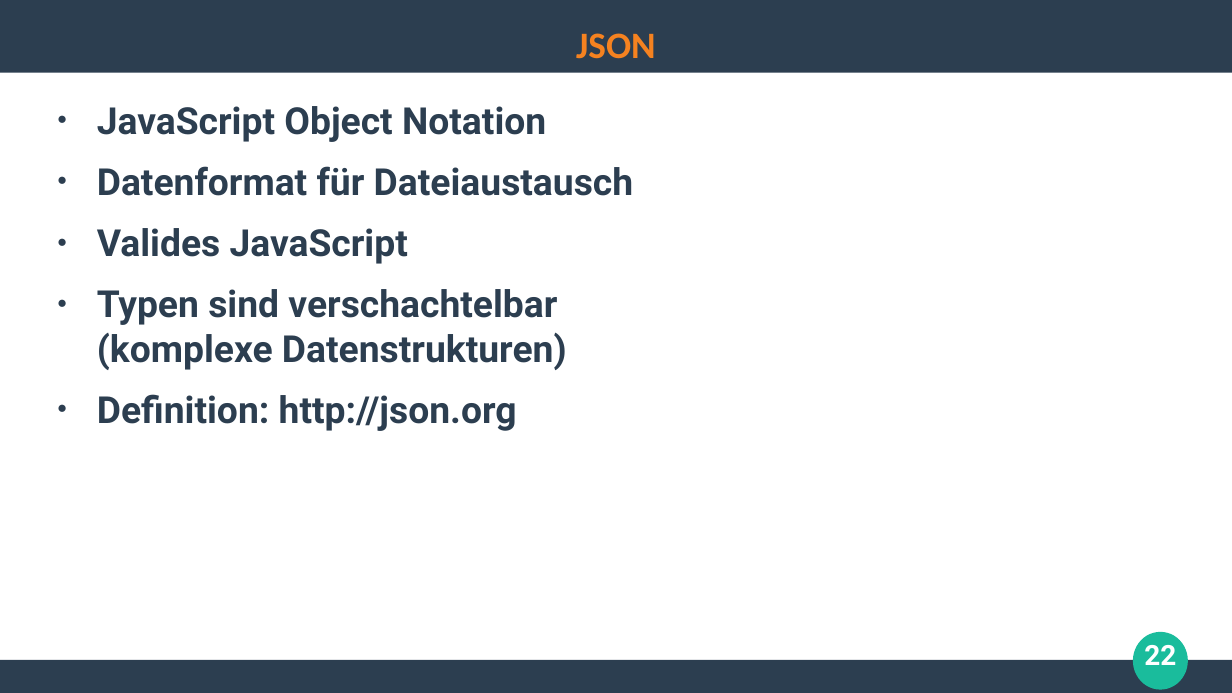
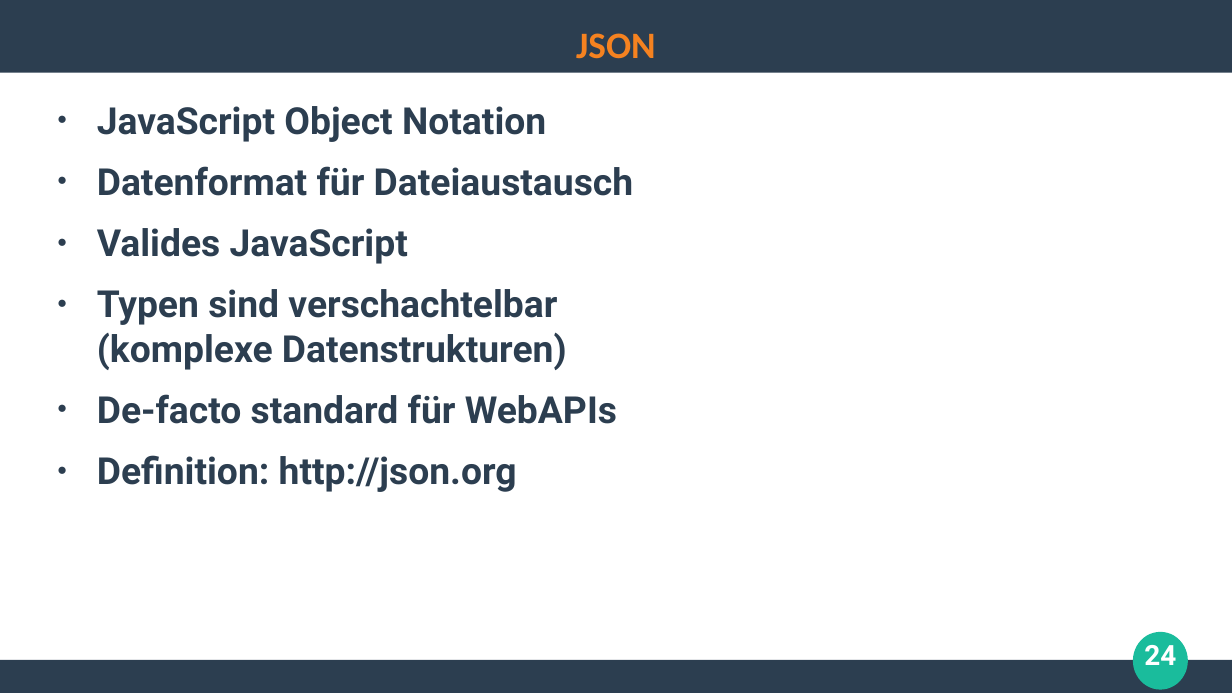
Before and after one commit to ghandmann/HS-AlbSig-WebAnwendungen2, a slide deck: slide 24 of Kapitel/01_Recap_HTML_CSS_JS.odp (slide 22 before the commit). Drawn at 1232x693 pixels with LibreOffice and Linux fonts; fonts in the diff are those of the drawing. Boxes give left, top, right and bottom in pixels: in the first picture for what was removed or moved away, otherwise in the second. Text is boxed around its words. In the diff, an @@ line names an element or a change of style, - is before the commit and + after.

Commit message:
JSON, jQuery and onReady stuff

```diff
--- a/Kapitel/01_Recap_HTML_CSS_JS.odp
+++ b/Kapitel/01_Recap_HTML_CSS_JS.odp
@@ text at (97, 394, 617, 424): paragraph added @@
+● De-facto standard für WebAPIs
@@ page number at (1144, 645, 1176, 665): text changed @@
-22
+24
```
Also in this commit, not shown: 1 other slide changed, 2 slides added.
